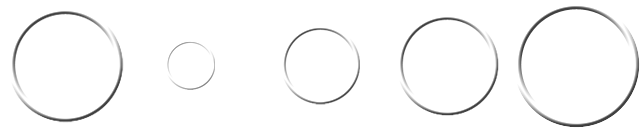
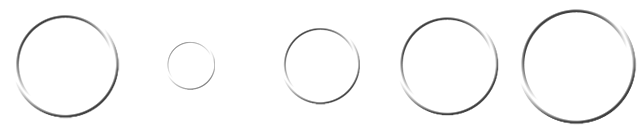
Two versions of the same layered image (640px x 128px). Layer-by-layer changes:
painted on "Forma 3 cópia 5" over [11, 11, 124, 123]
painted on "Forma 3" over [517, 6, 640, 128]
